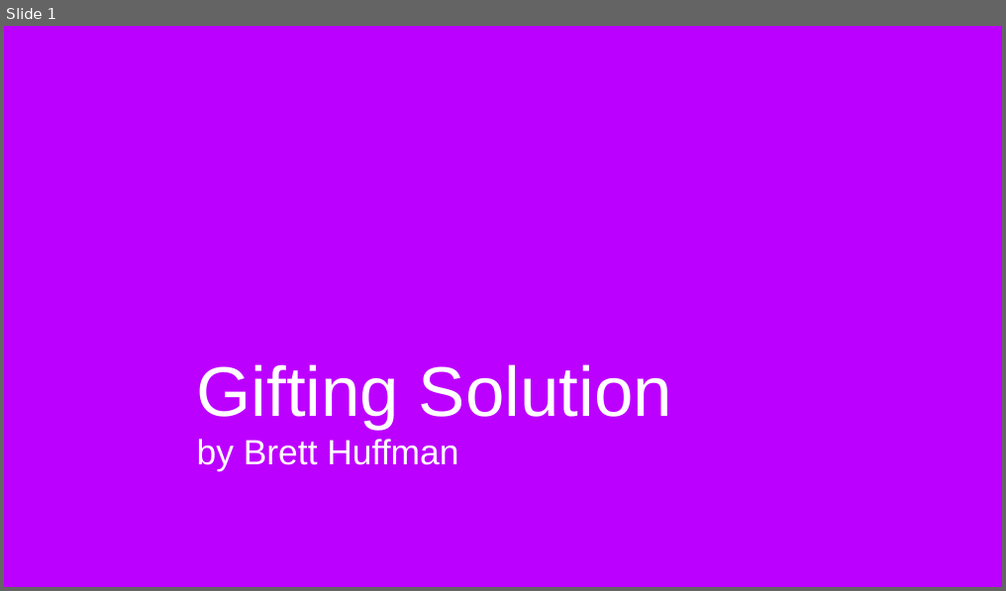
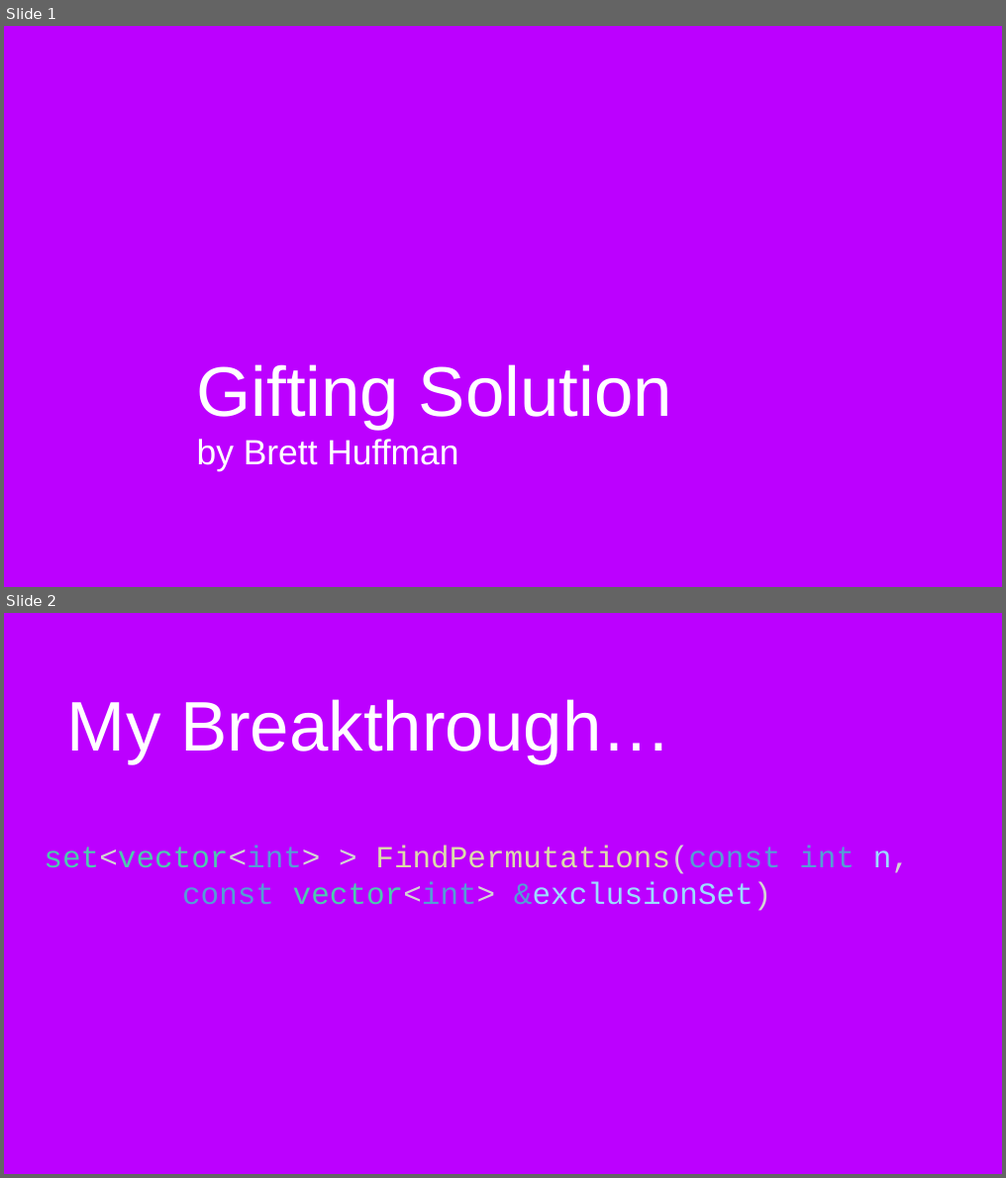
Before and after one commit to dicer2000/CSCI5130_Gifting, a slide deck: GiftingFinalPresentation.potx. Shown one above the other, each under a label of ours: slide 1 before the commit, slides 1 and 2 after it. The pictures are 1006x591 and 1006x1178 pixels, drawn with LibreOffice and Linux fonts; fonts in the diff are those of the drawing; background and template pictures are left out. Boxes give left, top, right and bottom in pixels: in the first picture for what was removed or moved away, otherwise in the second. Text is boxed around its words. In the diff, an @@ line names an element or a change of style, - is before the commit and + after.

```diff
--- a/GiftingFinalPresentation.potx
+++ b/GiftingFinalPresentation.potx
@@ slide 2 added at bbox=[4, 613, 1002, 1174], background picture (left out) @@
@@ title added at bbox=[67, 699, 671, 763], 96 pt, text #FFFFFF @@
+My Breakthrough…
@@ text added at bbox=[44, 845, 910, 911], 42 pt, text #569CD6 @@
+set<vector<int> > FindPermutations(const int n, const vector<int> &exclusionSet)
```
Also in this commit, not shown: 5 other slides added, 1 slide removed.
